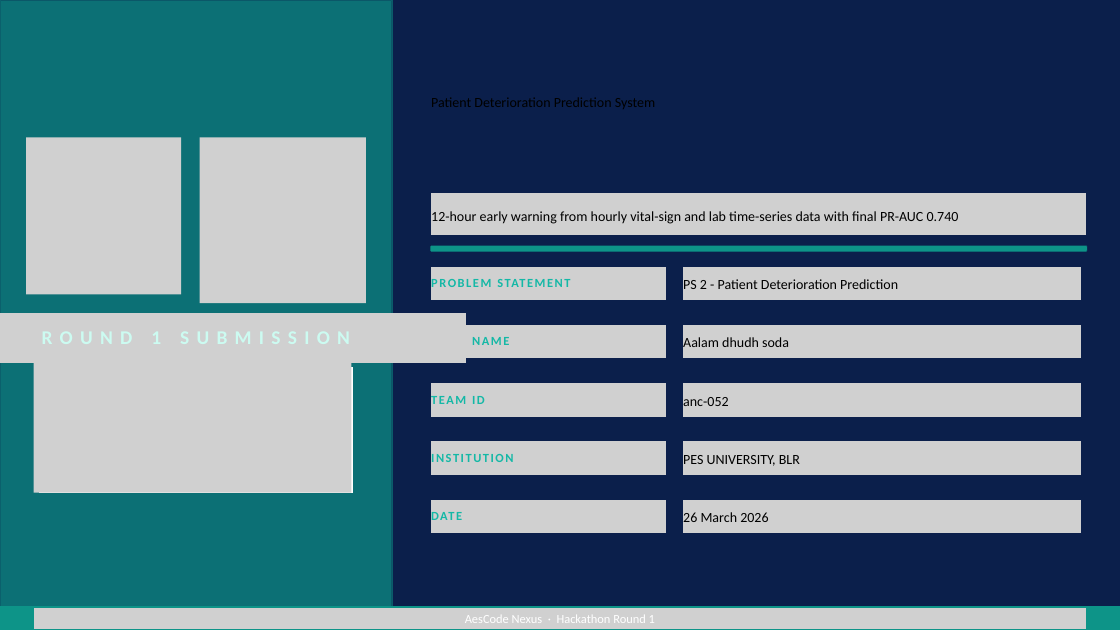
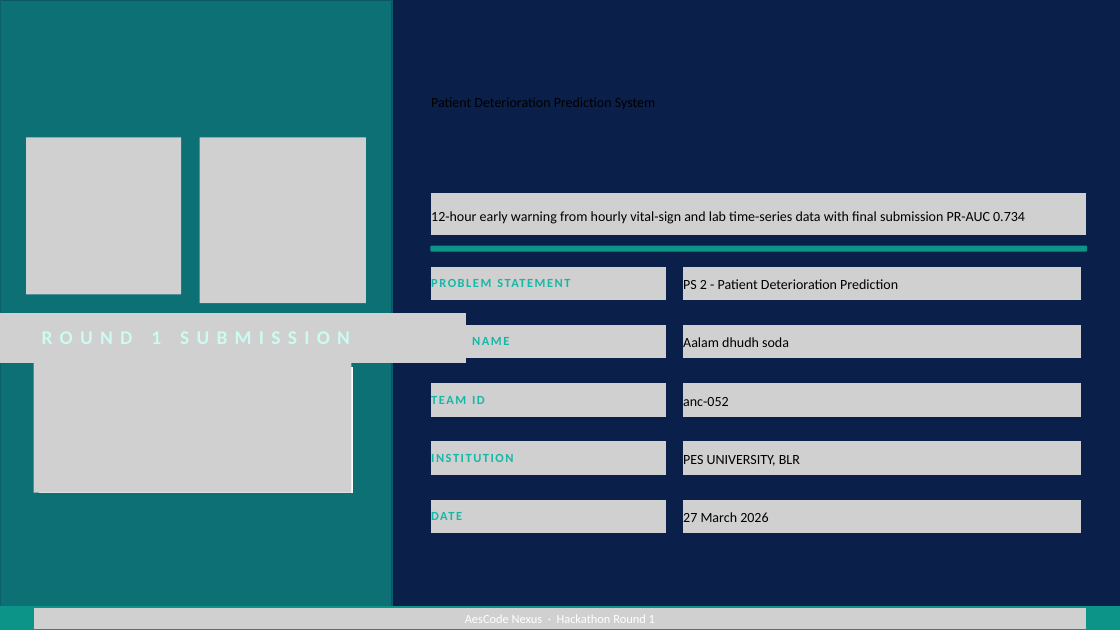
Before and after one commit to Aryamanseven/Patient-Deterioration-Prediction-System, a slide deck: slide 1 of submission/AesCodeNexus_Round1_Submission_Final_Technical_Patient_Deterioration_TeamReady.pptx. Drawn at 1120x630 pixels with LibreOffice and Linux fonts; fonts in the diff are those of the drawing; grey boxes stand for pictures. Boxes give left, top, right and bottom in pixels: in the first picture for what was removed or moved away, otherwise in the second. Text is boxed around its words. In the diff, an @@ line names an element or a change of style, - is before the commit and + after.

```diff
--- a/submission/AesCodeNexus_Round1_Submission_Final_Technical_Patient_Deterioration_TeamReady.pptx
+++ b/submission/AesCodeNexus_Round1_Submission_Final_Technical_Patient_Deterioration_TeamReady.pptx
@@ text at [431,211,1025,224]: text changed @@
-12-hour early warning from hourly vital-sign and lab time-series data with final PR-AUC 0.740
+12-hour early warning from hourly vital-sign and lab time-series data with final submission PR-AUC 0.734
@@ text at [683,512,768,522]: text changed @@
-26 March 2026
+27 March 2026
```
Also in this commit, not shown: 5 other slides changed.
